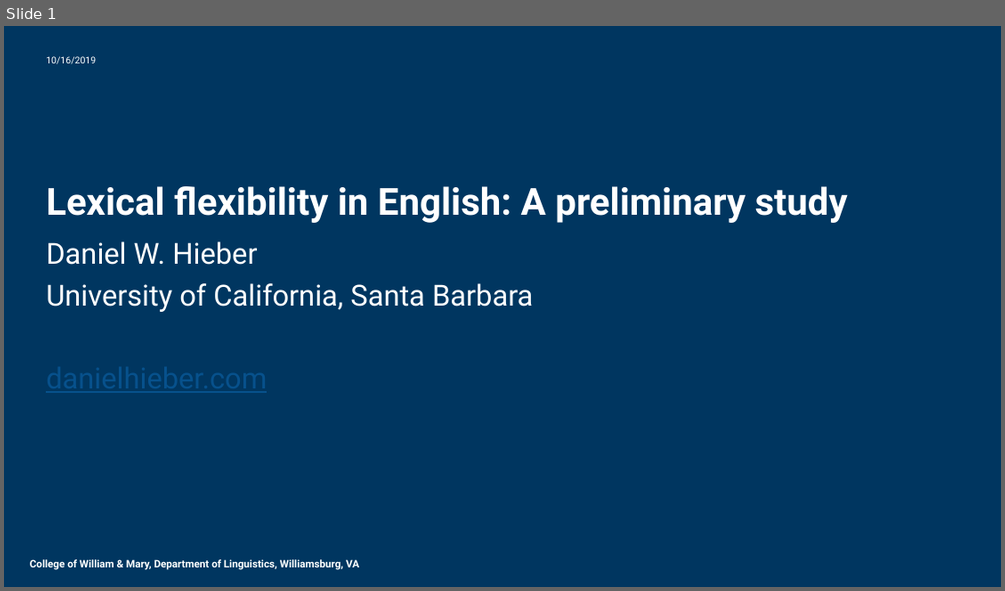
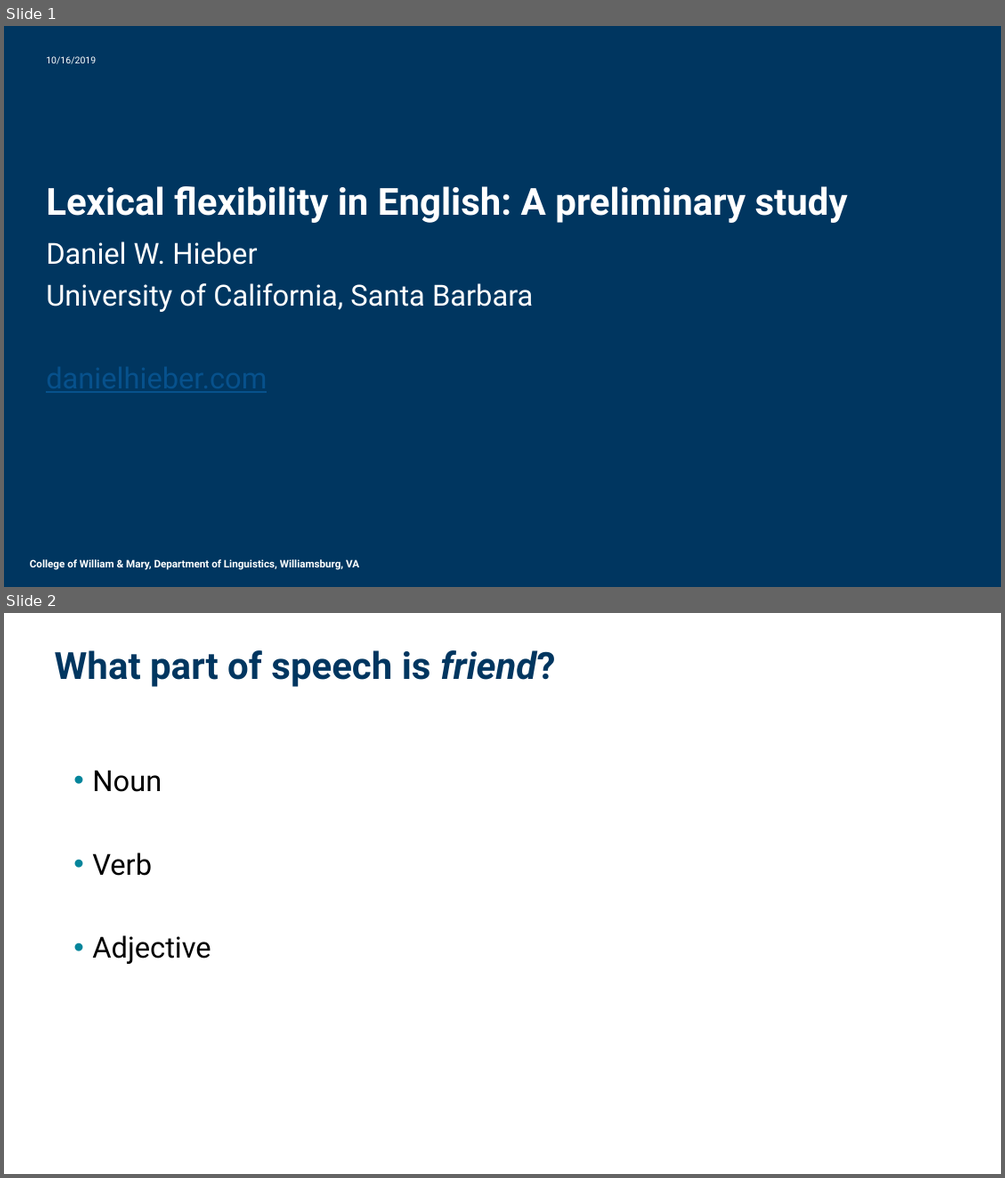
Before and after one commit to dwhieb/dissertation, a slide deck: presentations/Hieber. 2019. Lexical flexibility in English.pptx. Shown one above the other, each under a label of ours: slide 1 before the commit, slides 1 and 2 after it. The pictures are 1005x591 and 1005x1178 pixels, drawn with LibreOffice and Linux fonts; fonts in the diff are those of the drawing; background and template pictures are left out. Boxes give left, top, right and bottom in pixels: in the first picture for what was removed or moved away, otherwise in the second. Text is boxed around its words. In the diff, an @@ line names an element or a change of style, - is before the commit and + after.

```diff
--- a/presentations/Hieber. 2019. Lexical flexibility in English.pptx
+++ b/presentations/Hieber. 2019. Lexical flexibility in English.pptx
@@ slide 2 added at [4, 613, 1001, 1174], background #FFFFFF @@
@@ title added at [55, 650, 555, 687], 36 pt, text #003660, bold @@
+What part of speech is friend?
@@ text added at [92, 770, 210, 964], 28 pt, text #000000 @@
+• Noun
+• Verb
+• Adjective
```
Also in this commit, not shown: 51 other slides added, 1 slide removed, 1 other file.
